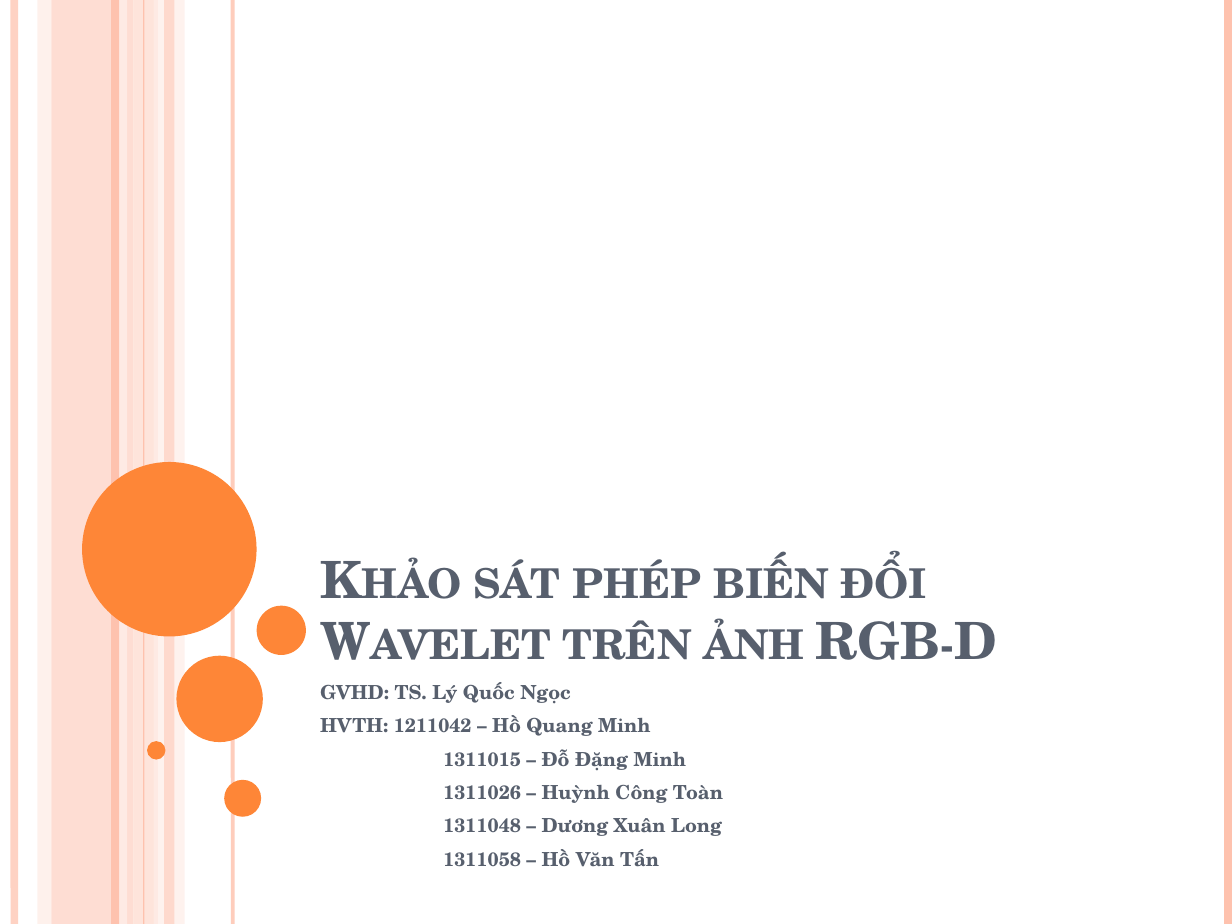
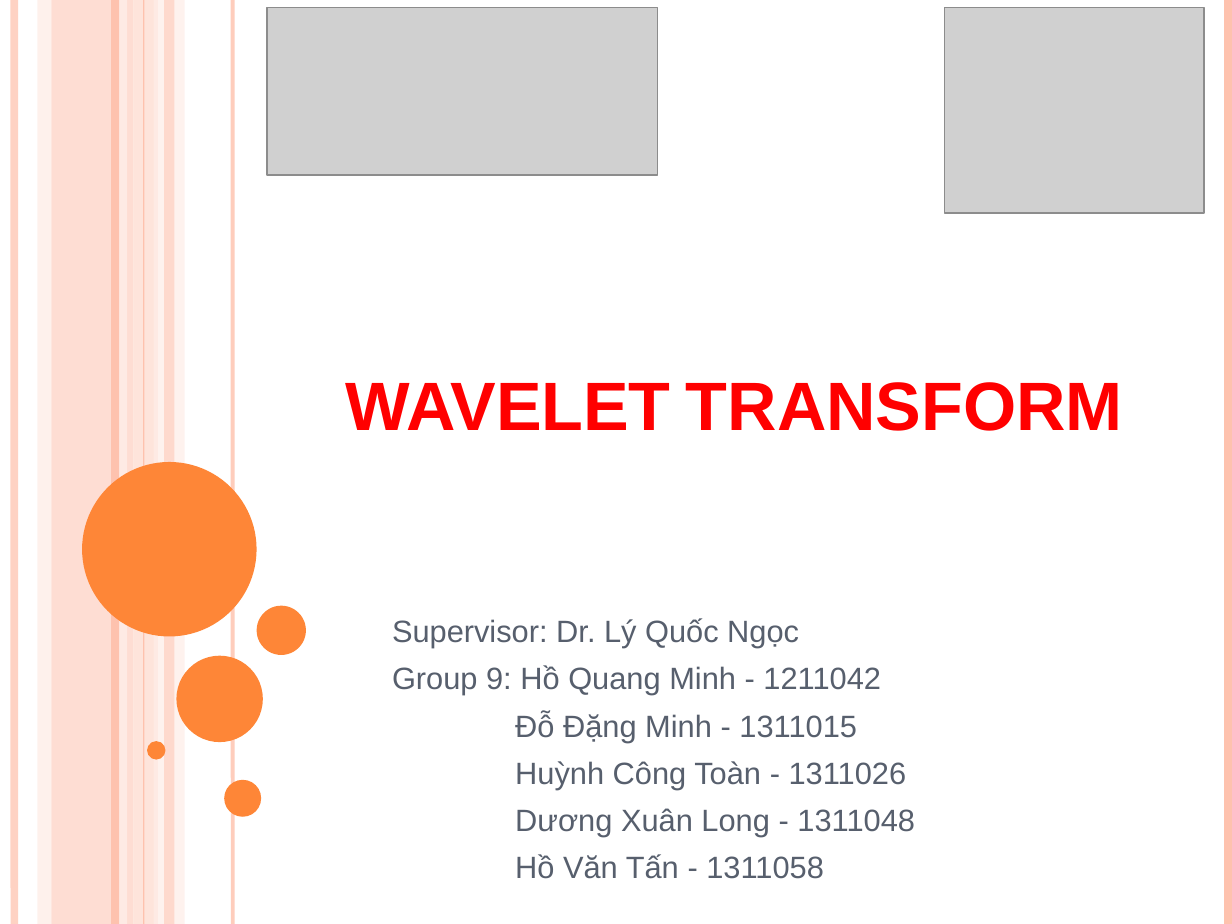
Before and after one commit to Alex7Huynh/dip-g9, a slide deck: slide 1 of 6. PPT/Wavelet transform.pptx. Drawn at 1232x924 pixels with LibreOffice and Linux fonts; fonts in the diff are those of the drawing; grey boxes stand for pictures. Boxes give left, top, right and bottom in pixels: in the first picture for what was removed or moved away, otherwise in the second. Text is boxed around its words. In the diff, an @@ line names an element or a change of style, - is before the commit and + after.

```diff
--- a/6. PPT/Wavelet transform.pptx
+++ b/6. PPT/Wavelet transform.pptx
@@ picture added at bbox=[267, 7, 658, 175] @@
@@ picture added at bbox=[945, 7, 1205, 213] @@
@@ title at bbox=[345, 382, 1123, 431]: text changed; size 30 to 40 pt; font TeX Gyre Schola to Arial; text colour #575F6D to #FF0000 @@
-Khảo sát phép biến đổi Wavelet trên ảnh RGB-D
+WAVELET TRANSFORM
@@ subtitle at bbox=[392, 618, 915, 879]: text changed; size 11.2 to 18 pt; font TeX Gyre Schola to Arial; bold off @@
-GVHD: TS. Lý Quốc Ngọc
-HVTH: 1211042 – Hồ Quang Minh
-1311015 – Đỗ Đặng Minh
-1311026 – Huỳnh Công Toàn
-1311048 – Dương Xuân Long
-1311058 – Hồ Văn Tấn
+Supervisor: Dr. Lý Quốc Ngọc
+Group 9: Hồ Quang Minh - 1211042
+Đỗ Đặng Minh - 1311015
+Huỳnh Công Toàn - 1311026
+Dương Xuân Long - 1311048
+Hồ Văn Tấn - 1311058
```
Also in this commit, not shown: 55 slides added, 1 slide removed, 2 other files.
